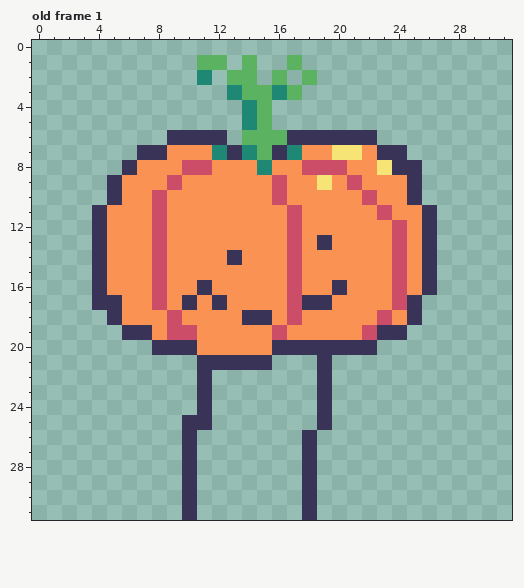
Two versions of one pixel-art file, Sprites/Kin/kin2.ase. This is how it looked before the edit.
32x32 pixels, 4 frames. Shown: old frame 1. The commit also changed other frames, which this record leaves out.
After:
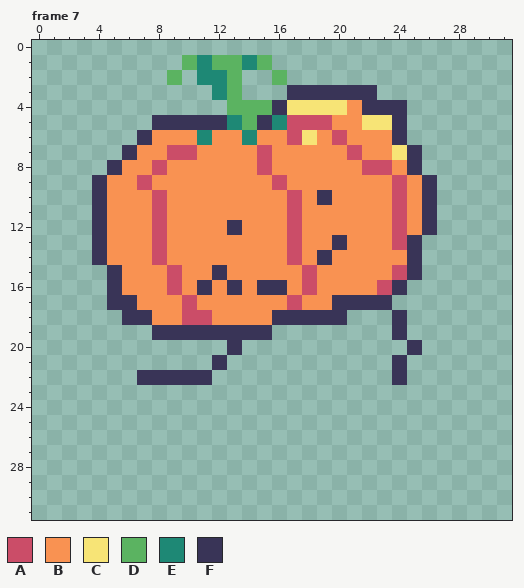
Palette (. is transparent): A #cb4d68  B #f99252  C #f7e476  D #5bb361  E #1e8875  F #393457
A new or re-ordered frame is compared with the old frame closest to it.
Difference:
frames 4 -> 8
Frame 7 is new; against old frame 1:
y 1: x 10..11 .D -> DE; x 13..15 .D. -> DED; x 17 D -> .
y 2: x 9 . -> D; x 12 . -> E; x 14 D -> .; x 18 D -> .
y 3: x 12..22 .EDDED..... -> ED...FFFFFF
y 4: x 13..14 .E -> DD; x 16..24 ......... -> FCCCCBFFF
y 5: x 8..24 ......ED......... -> FFFFFEDFEAAABBCCF
y 6: x 7..24 ..FFFF.DDDFFFFFF.. -> FBBBEBBEBBACBABBBF
y 7: x 6..10 .FFBB -> FBBAA; x 12..17 EFEDFE -> BBBABB; x 20..21 CC -> BA; x 23..25 FF. -> BCF
y 8: x 5..6 .F -> FB; x 8 B -> A; x 10..11 AA -> BB; x 15 E -> A; x 18..20 AAA -> BBB; x 22..24 BCF -> AAB
y 9: x 4..5 .F -> FB; x 7 B -> A; x 9 A -> B; x 19 C -> B; x 21 A -> B; x 24..26 BF. -> ABF
y 10: x 4..5 .F -> FB; x 16..17 AB -> BA; x 19 B -> F; x 22 A -> B; x 24..26 BF. -> ABF
y 11: x 23..24 AB -> BA
y 12: x 13 B -> F
y 13: x 19..20 FB -> BF; x 25..26 BF -> F.
y 14: x 13 F -> B; x 19 B -> F; x 24..26 ABF -> BF.
y 15: x 4..5 FB -> .F; x 8..9 AB -> BA; x 12 B -> F; x 17..18 AB -> BA; x 25..26 BF -> F.
y 16: x 4..5 FB -> .F; x 8..9 AB -> BA; x 13 B -> F; x 15..18 BBAB -> FFBA; x 20 F -> B; x 23..26 BABF -> AF..
y 17: x 4 F -> .; x 6 B -> F; x 8 A -> B; x 10 F -> A; x 12 F -> B; x 18..25 FFBBBBAF -> BBFFFF..
y 18: x 5..7 FBB -> .FF; x 9..11 ABB -> BAA; x 14..25 FFBABBBBBABF -> BBFFFFF...F.
y 19: x 6..23 FFBAABBBBBABBBBBAF -> ..FFFFFFFF........
y 20: x 8..22 FFFBBBBBFFFFFFF -> .....F.........; x 25 . -> F
y 21: x 11 F -> .; x 13..15 FFF -> ...; x 19 F -> .; x 24 . -> F
y 22: x 7..10 .... -> FFFF; x 19 F -> .; x 24 . -> F
y 23..24: x 11 F -> .; x 19 F -> .
y 25: x 10..11 FF -> ..; x 19 F -> .
y 26..31: x 10 F -> .; x 18 F -> .
Boxes around the changes in both pictures, in picture pixels (x1, y1, x2, y2):
changed: (92, 55, 437, 520)
